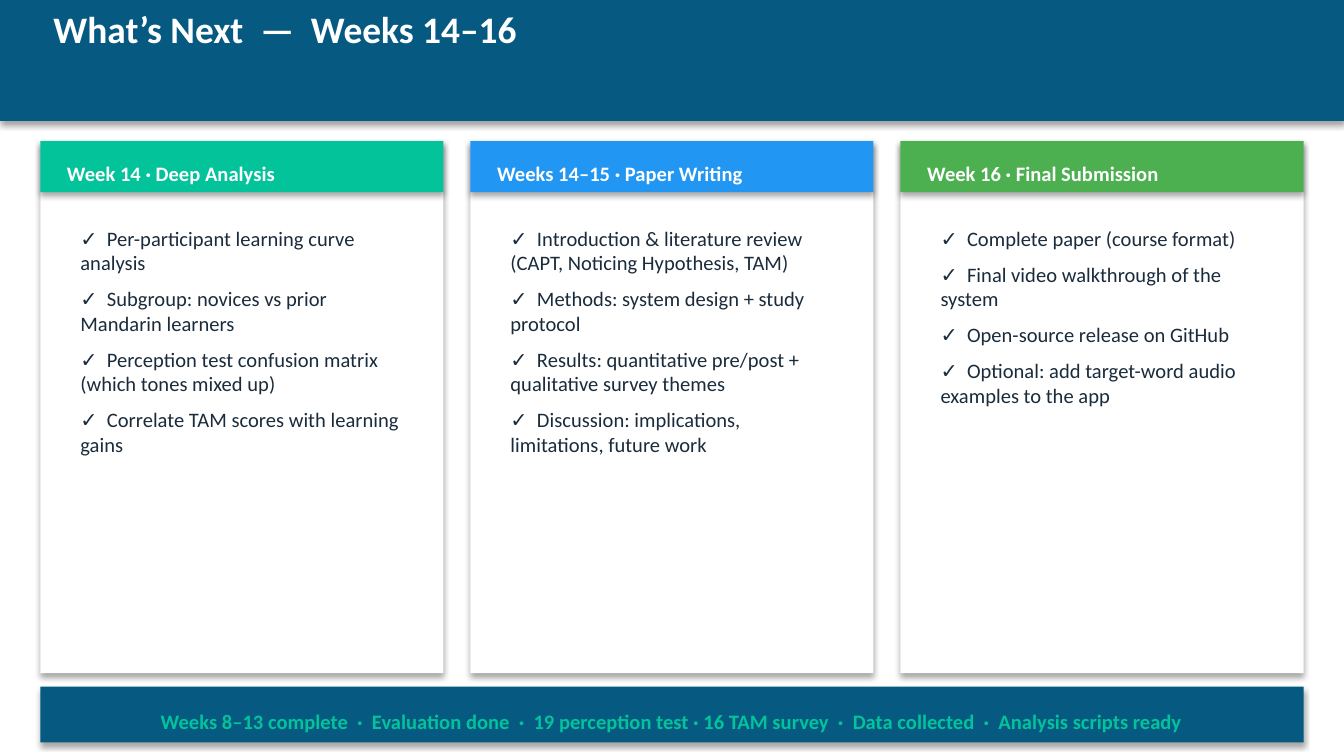
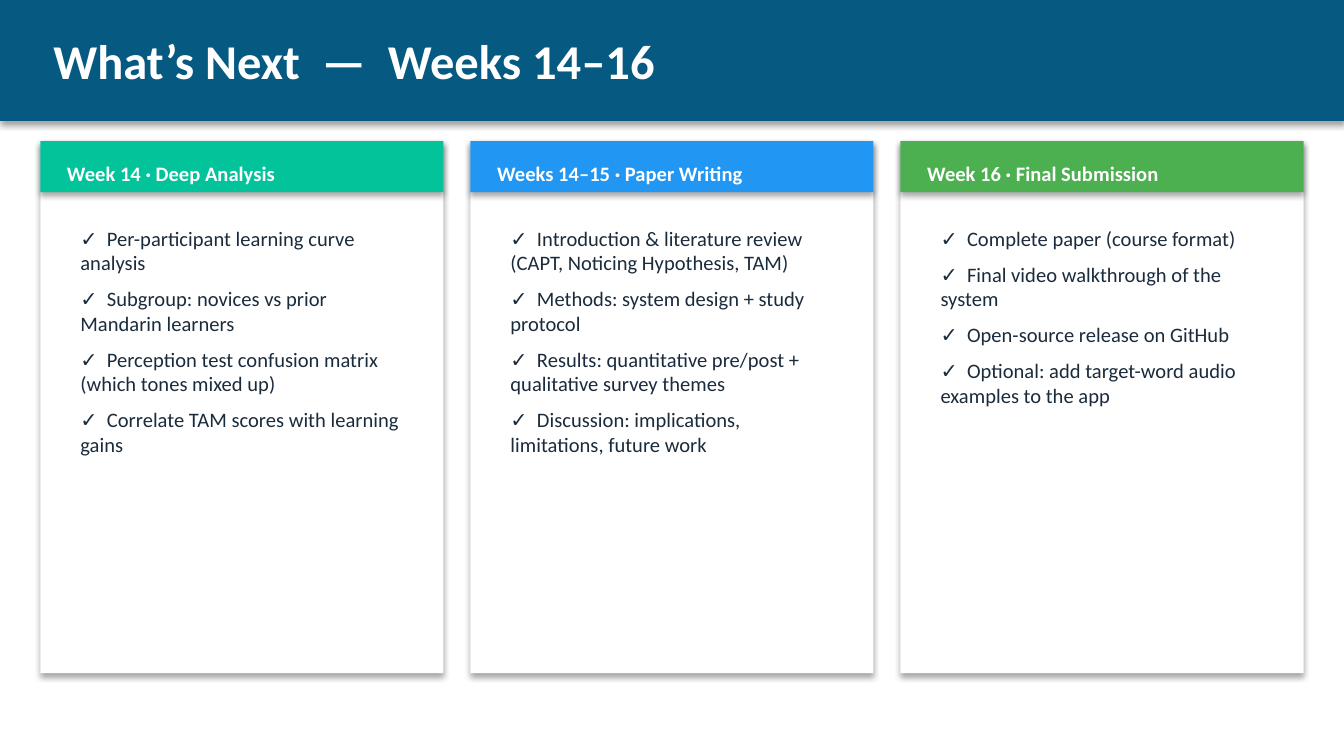
Before and after one commit to Bharath-J/mandarin-tone-coach, a slide deck: slide 9 of Milestone2.pptx. Drawn at 1344x756 pixels with LibreOffice and Linux fonts; fonts in the diff are those of the drawing. Boxes give left, top, right and bottom in pixels: in the first picture for what was removed or moved away, otherwise in the second. Text is boxed around its words. In the diff, an @@ line names an element or a change of style, - is before the commit and + after.

```diff
--- a/Milestone2.pptx
+++ b/Milestone2.pptx
@@ text "What’s Next — Weeks 14–16" at box(53, 44, 654, 80): size 20 to 26 pt; vertical alignment top to middle @@
@@ rectangle removed at box(40, 687, 1304, 743) @@
@@ text removed at box(161, 714, 1181, 732) @@
-Weeks 8–13 complete · Evaluation done · 19 perception test · 16 TAM survey · Data collected · Analysis scripts ready
```
Also in this commit, not shown: 8 other slides changed, 1 other file.
